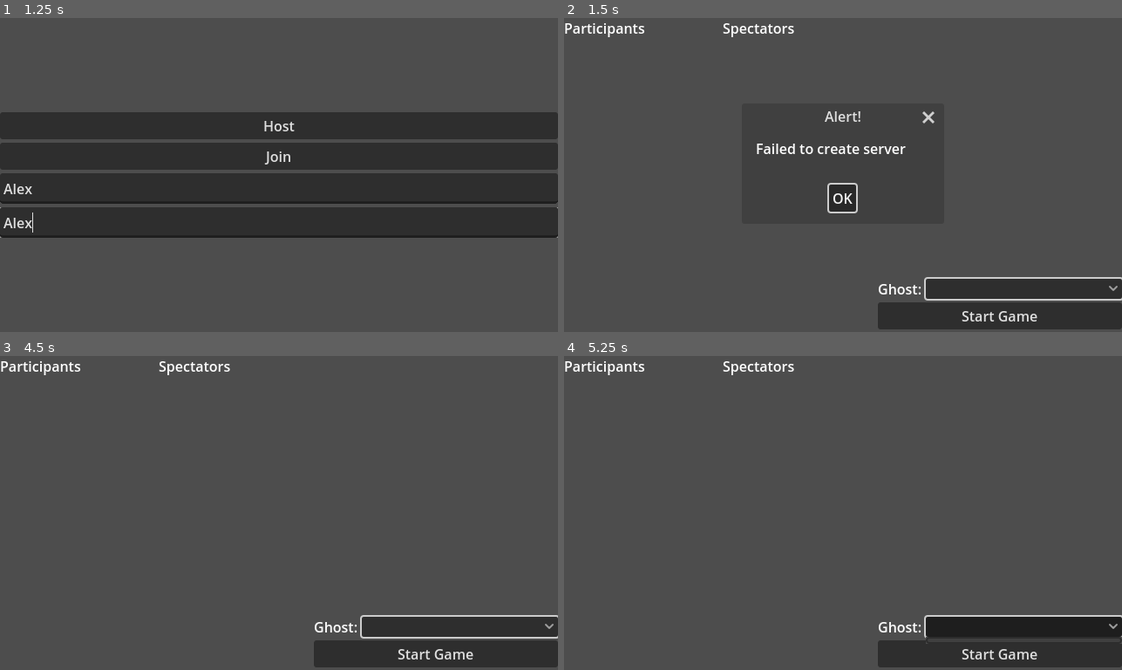
Above: before the commit, frames 1-4 (two rows, left to right).
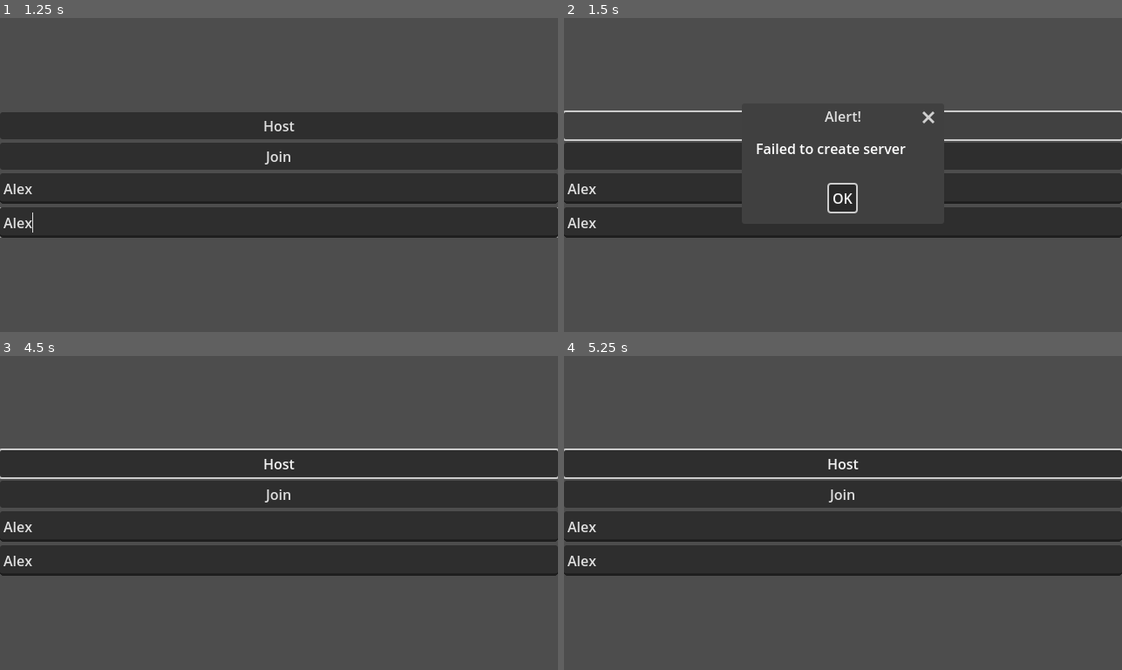
Above: after the commit, the same moments.

Repository: zibetnu/haunting-hijinx
Game: Godot game, scene res://src/main.tscn
Same seed, same stepped clock (60 frames per second), same inputs: the game is played once before the commit and once after it.
Inputs (mouse positions are in pixels of both pictures, inside the frame that each line leads up to):
- Up to frame 1 (1.25 s): click (279, 187) at 0.52 s; type "Alex" at 0.6 s; click (279, 222) at 0.75 s; type "Alex" at 0.83 s
- Up to frame 2 (1.5 s): click "Host" at 1.25 s
- Up to frame 3 (4.5 s): click (279, 494) at 2 s, where only the run after the commit has a clickable "Join"; click (435, 654) at 2.75 s, where only the run before the commit has a clickable "Start Game"; click (435, 654) at 3.5 s, where only the run before the commit has a clickable "Start Game"; click "OK" at 4.25 s
- Up to frame 4 (5.25 s): click (1021, 626) at 5.02 s

Frame 1 is identical in both runs. In frame 2, 27% of the frame differs, in the area x 0-100%, y 1-100%; in frame 3, 45%; in frame 4, 44%.

Commit message:
Fix lobby starting when hosting or joining fails

Diff:
--- a/src/main_menu/main_menu.gd
+++ b/src/main_menu/main_menu.gd
@@ -7,6 +7,8 @@
 
 
 func _ready() -> void:
+	ConnectionManager.client_created.connect(start_lobby)
+	ConnectionManager.server_created.connect(start_lobby)
 	_load_address()
 	%HostButton.grab_focus()
 
@@ -35,12 +37,10 @@
 
 func _on_host_button_pressed() -> void:
 	ConnectionManager.create_server(int(%PortText.text))
-	start_lobby()
 
 
 func _on_join_button_pressed() -> void:
 	ConnectionManager.create_client(%IPText.text, int(%PortText.text))
-	start_lobby()
 
 
 func _save_address() -> void:
